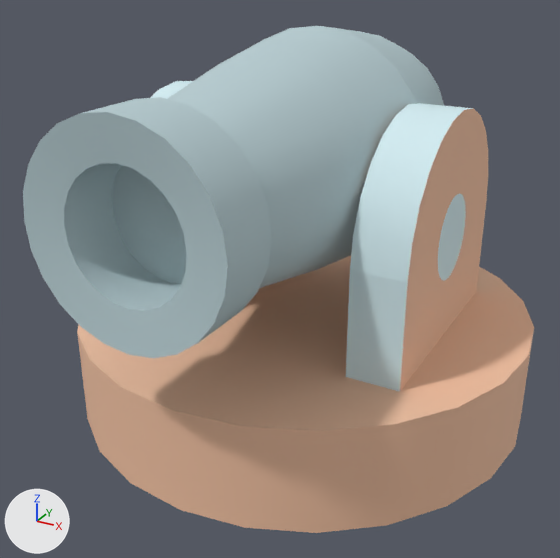
One commit to the OBJ model Project/Asset/Mesh/enemy/weapon_cannon.obj: the scene before it, then after it.
Camera for both pictures: a camera (50 mm lens) standing at (0.331, -0.653, 0.448) and looking at (-0.003, -0.047, 0.145). Lighting does not change. The marker at lower left points along +X, +Y and +Z. Where no turn or scale is listed for an object, it has been applied to the vertices.

Names of what the first picture shows: 'cannon', 'weapon_cannon'.
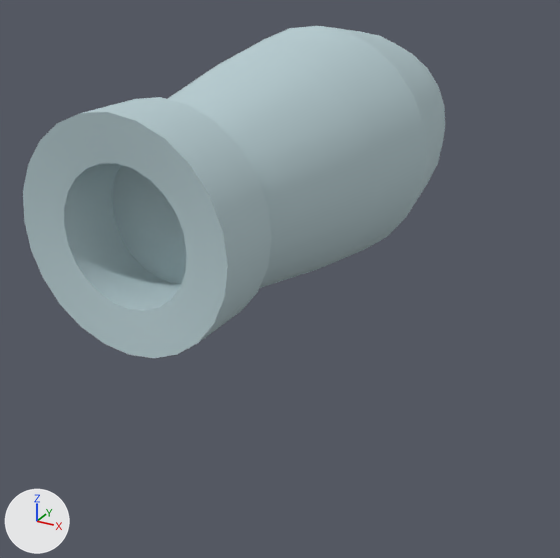
The newer file is also turned or shifted as a whole; pictures and numbers use the older file's frame.

Where the change shows, as pixel boxes (x1, y1, x2, y2) in the pictures (560 x 558 px):
```json
{"object": "weapon_cannon", "change": "deleted", "before": [77, 81, 534, 533], "on screen": "beige", "faces in mat_weapon_cannon_wood (beige #f1c1a2)": [77, 108, 534, 533], "faces in mat_weapon_cannon_stone (white #d4edf2)": [150, 81, 473, 392]}
```

Scene script edits in JSON lines:
```json
{"op": "remove", "block": "ob_weapon_cannon", "code": ["ob_weapon_cannon = bpy.data.objects.new('weapon_cannon', me_weapon_cannon)", "ob_weapon_cannon.location = (0.0, 0.0, 0.0)"]}
```
